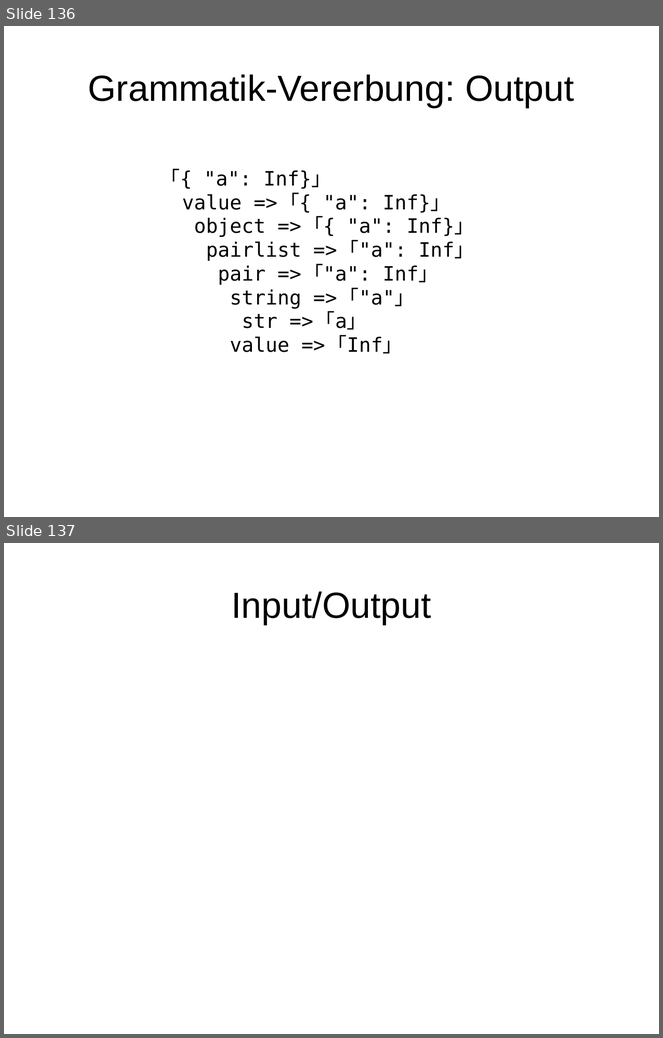
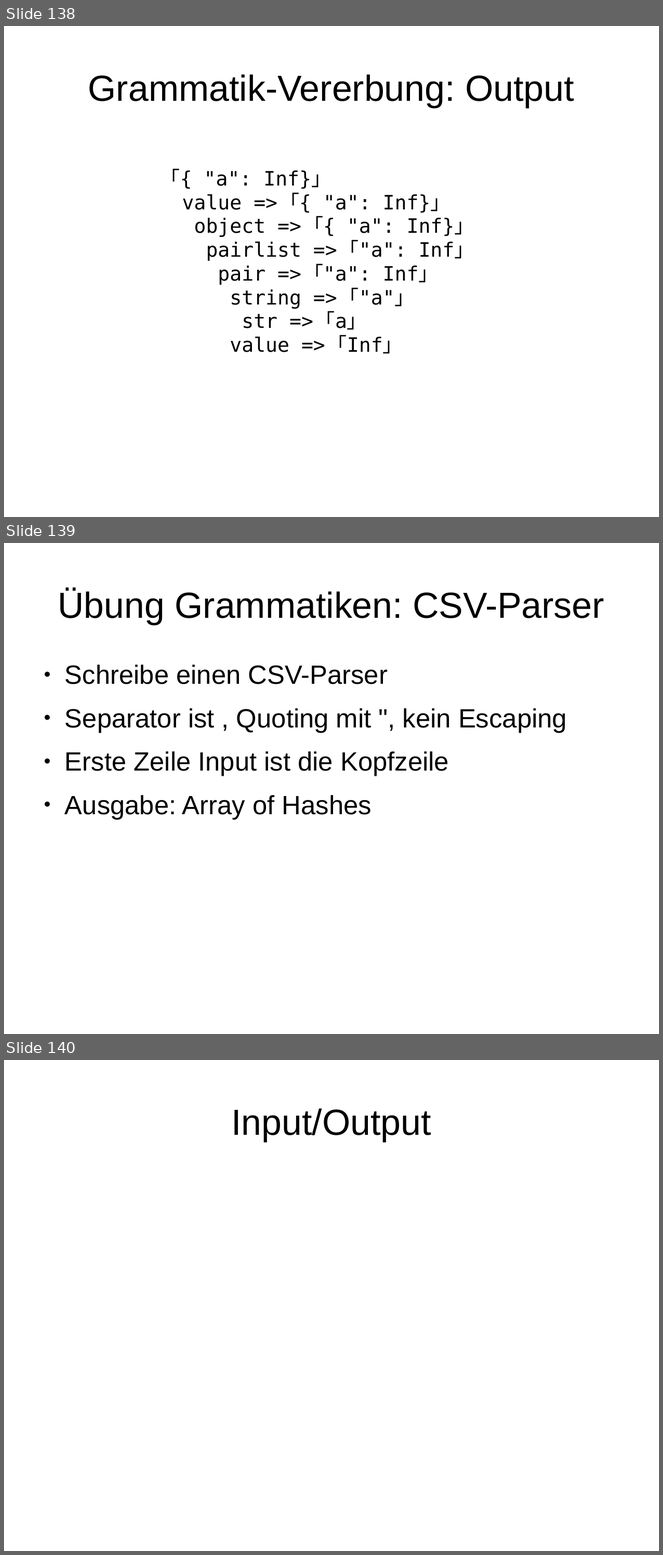
Before and after one commit to moritz/perl6-training-de, a slide deck: schulung.odp. Shown one above the other, each under a label of ours: slides 136 and 137 before the commit, slides 138, 139 and 140 after it. The pictures are 663x1038 and 663x1555 pixels, drawn with LibreOffice and Linux fonts; fonts in the diff are those of the drawing. Boxes give left, top, right and bottom in pixels: in the first picture for what was removed or moved away, otherwise in the second. Text is boxed around its words. In the diff, an @@ line names an element or a change of style, - is before the commit and + after.

```diff
--- a/schulung.odp
+++ b/schulung.odp
@@ slide 139 added at (4, 543, 659, 1034), background #FFFFFF @@
@@ title added at (58, 589, 605, 625), 44 pt, text #000000 @@
+Übung Grammatiken: CSV-Parser
@@ text added at (65, 665, 567, 820), 32 pt, text #000000 @@
+● Schreibe einen CSV-Parser
+● Separator ist , Quoting mit ", kein Escaping
+● Erste Zeile Input ist die Kopfzeile
+● Ausgabe: Array of Hashes
@@ what was slide 136 is now slide 138 @@
@@ what was slide 137 is now slide 140 @@
```
Also in this commit, not shown: 5 other slides added.
